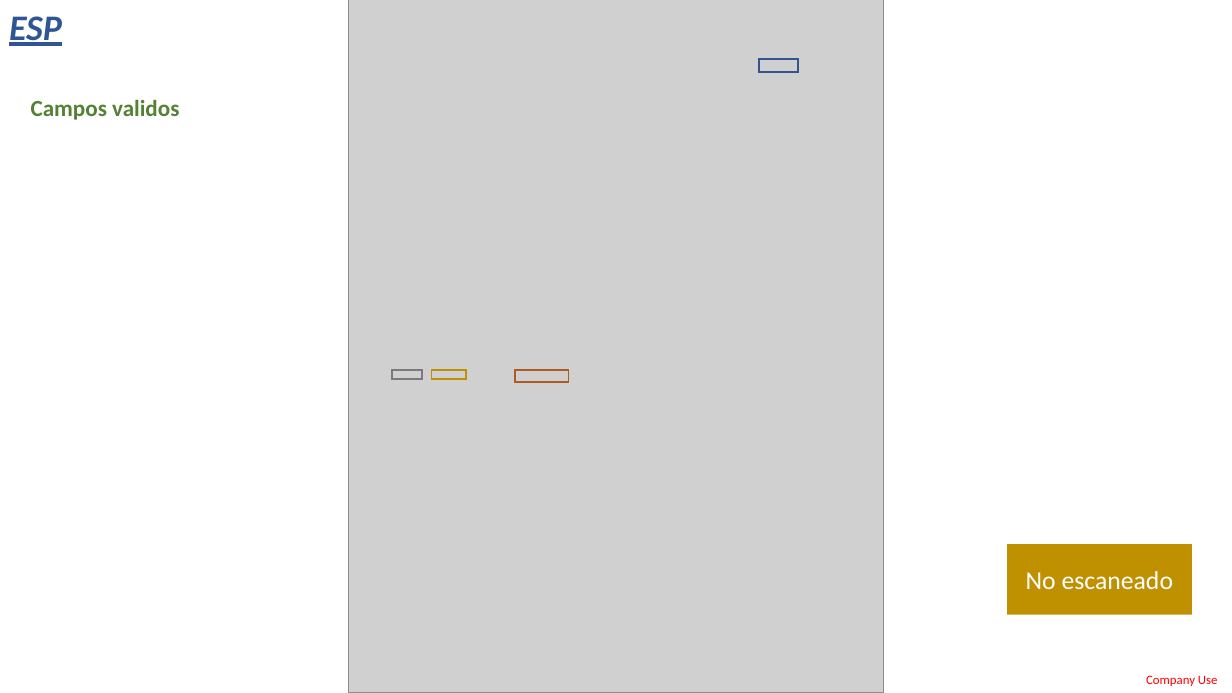
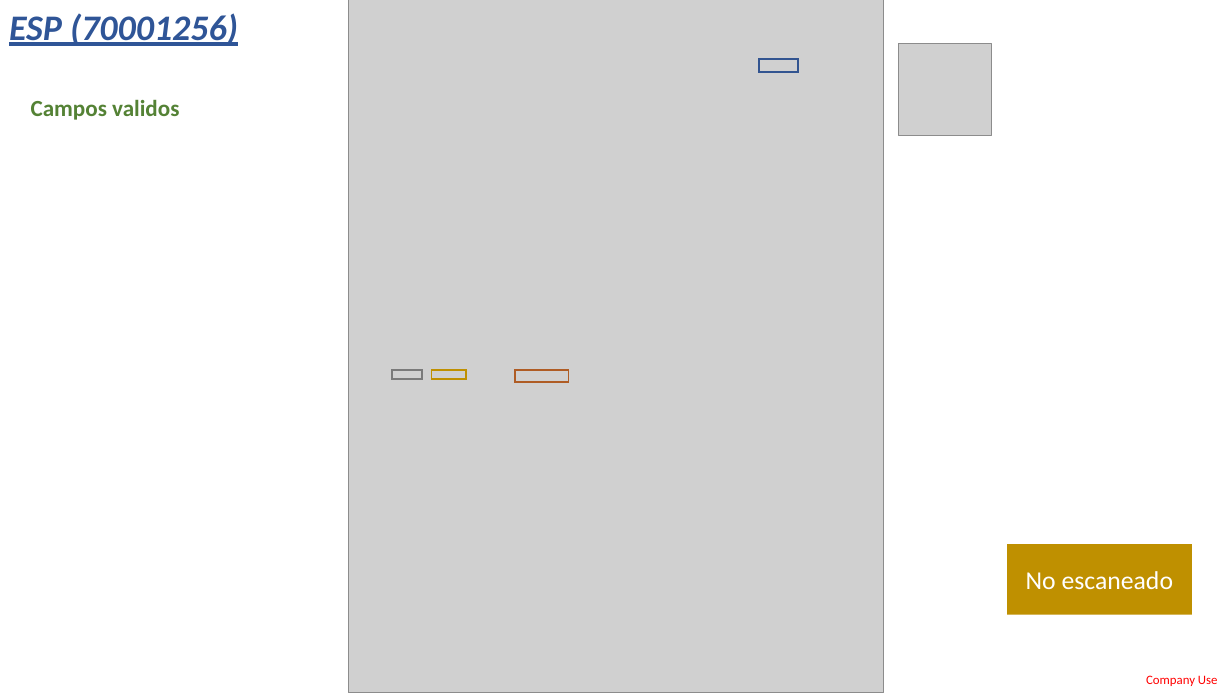
Before and after one commit to LobatoJaime/Bot-Creacion-de-Pedidos, a slide deck: slide 2 of AI_Engine/Info/ExtraccionDatos.pptx (slide 9 before the commit). Drawn at 1232x693 pixels with LibreOffice and Linux fonts; fonts in the diff are those of the drawing; grey boxes stand for pictures. Boxes give left, top, right and bottom in pixels: in the first picture for what was removed or moved away, otherwise in the second. Text is boxed around its words. In the diff, an @@ line names an element or a change of style, - is before the commit and + after.

```diff
--- a/AI_Engine/Info/ExtraccionDatos.pptx
+++ b/AI_Engine/Info/ExtraccionDatos.pptx
@@ text at (9,13,238,46): text changed @@
-ESP
+ESP (70001256)
@@ picture added at (899,43,992,136) @@
```
Also in this commit, not shown: 14 other slides changed, 1 other file.
